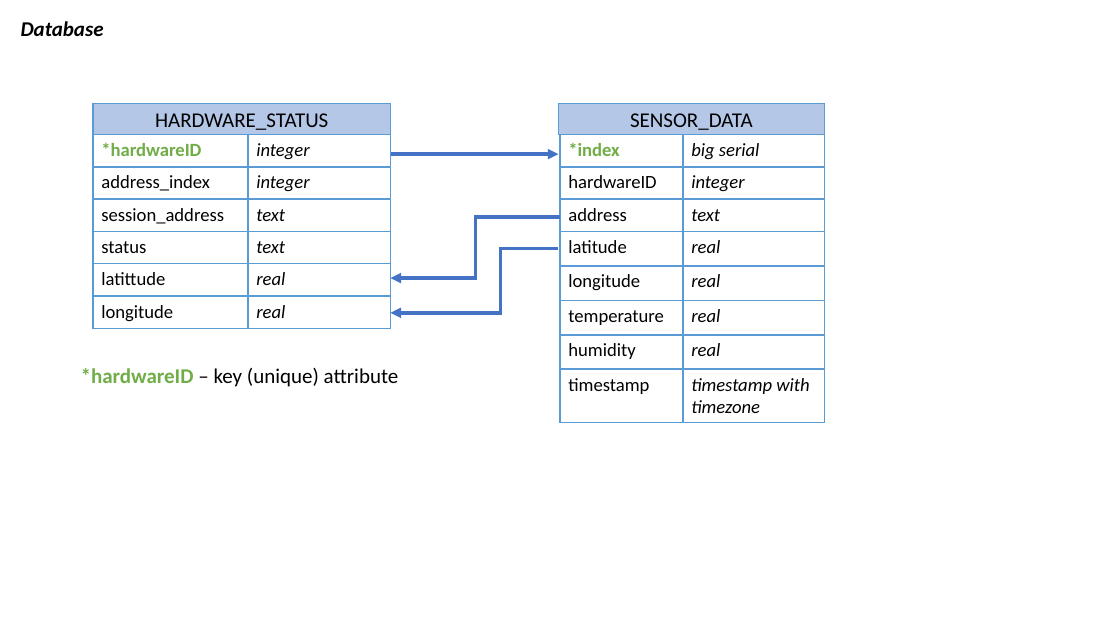
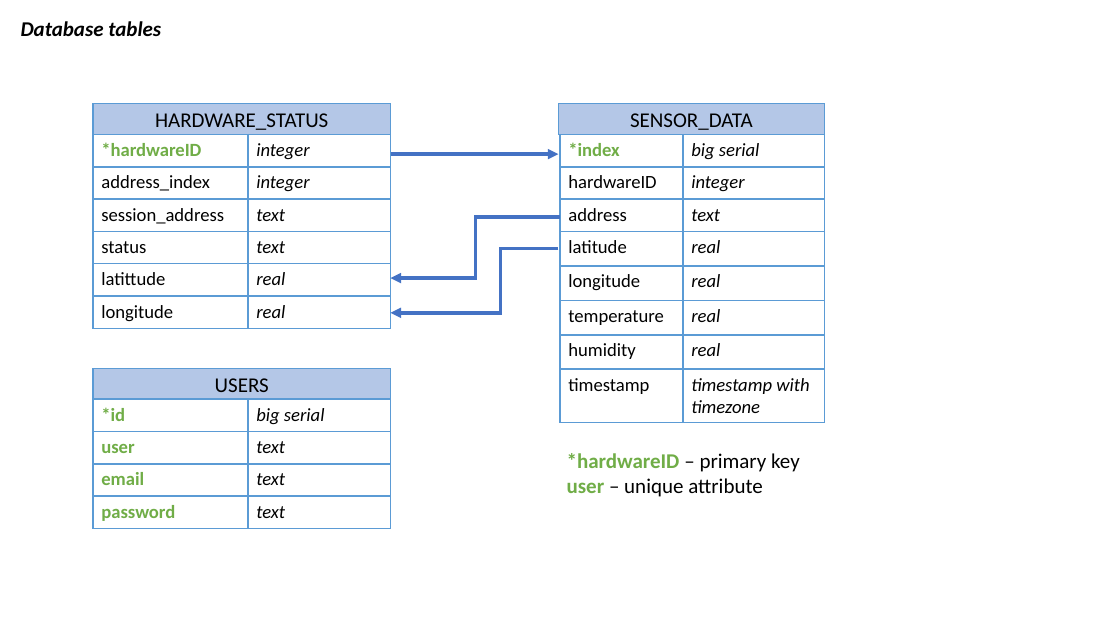
Before and after one commit to yenthusiastic/arp_b, a slide deck: slide 5 of misc/Concept.pptx. Drawn at 1120x630 pixels with LibreOffice and Linux fonts; fonts in the diff are those of the drawing. Boxes give left, top, right and bottom in pixels: in the first picture for what was removed or moved away, otherwise in the second. Text is boxed around its words. In the diff, an @@ line names an element or a change of style, - is before the commit and + after.

```diff
--- a/misc/Concept.pptx
+++ b/misc/Concept.pptx
@@ text at box(21, 21, 161, 36): text changed @@
-Database
+Database tables
@@ rectangle added at box(93, 369, 391, 399), fill #B4C7E7, outline #5B9BD5 1 pt, 18 pt, text #000000 @@
+USERS
@@ table added at box(93, 399, 391, 528), 4 rows, 2 columns @@
+*id | big serial
+user | text
+email | text
+password | text
@@ text at box(567, 453, 800, 497): text changed @@
-*hardwareID – key (unique) attribute
+*hardwareID – primary key
+user – unique attribute
```
Also in this commit, not shown: 6 other files.
